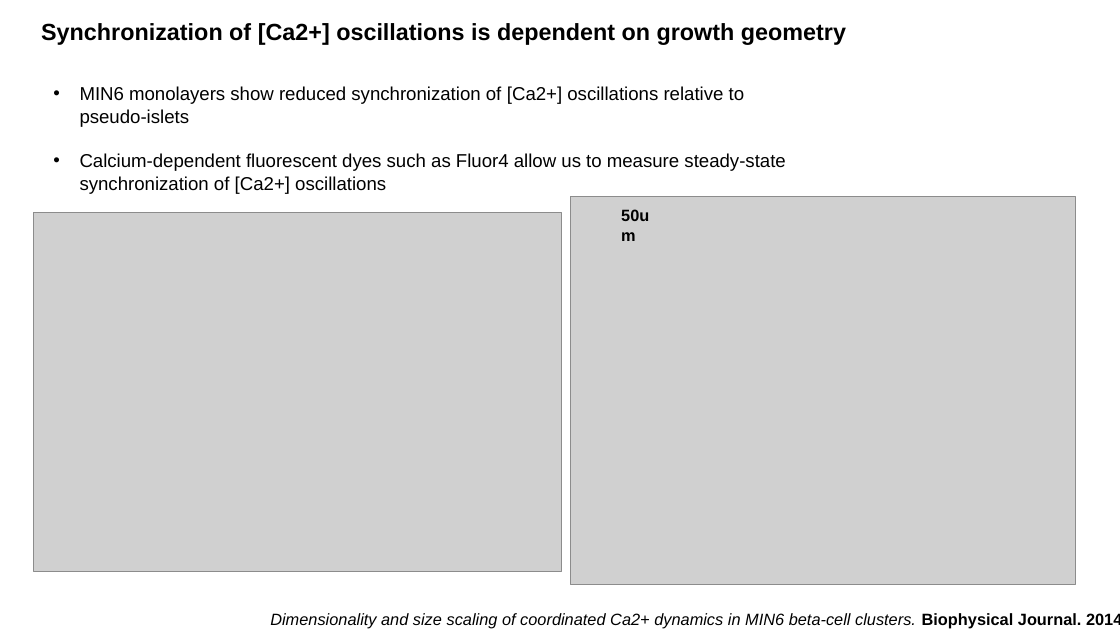
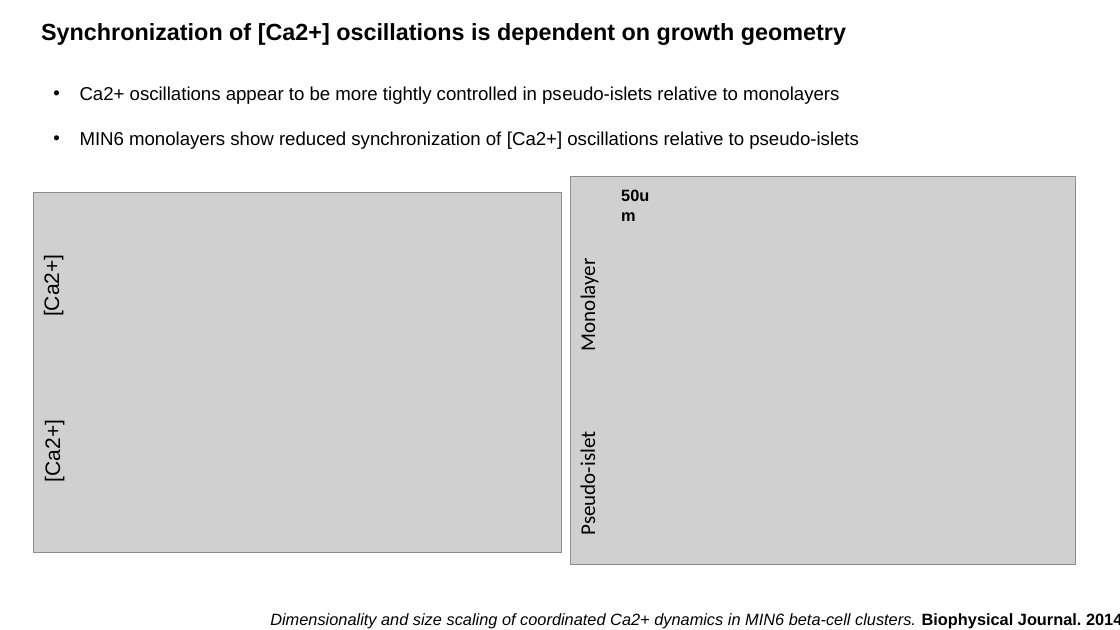
Before and after one commit to cwseitz/cwseitz.github.io-docs, a slide deck: slide 2 of docs/scherer-rotation-summary/scherer-rotation-summary.pptx. Drawn at 1120x630 pixels with LibreOffice and Linux fonts; fonts in the diff are those of the drawing; grey boxes stand for pictures. Boxes give left, top, right and bottom in pixels: in the first picture for what was removed or moved away, otherwise in the second. Text is boxed around its words. In the diff, an @@ line names an element or a change of style, - is before the commit and + after.

```diff
--- a/docs/scherer-rotation-summary/scherer-rotation-summary.pptx
+++ b/docs/scherer-rotation-summary/scherer-rotation-summary.pptx
@@ text at (80,86,839,104): paragraph added @@
+• Ca2+ oscillations appear to be more tightly controlled in pseudo-islets relative to monolayers
@@ text at (80,153,785,194): paragraph removed @@
-• Calcium-dependent fluorescent dyes such as Fluor4 allow us to measure steady-state synchronization of [Ca2+] oscillations
@@ 2 pictures, 1 text: place and size @@
-2 pictures, 1 text at (34,197,1075,585)
+2 pictures, 1 text at (34,176,1075,565)
@@ text added at (40,261,63,315), 18 pt, text #000000 @@
+[Ca2+]
@@ text added at (575,267,601,348), 18 pt, text #000000 @@
+Monolayer
@@ text added at (41,426,64,480), 18 pt, text #000000 @@
+[Ca2+]
@@ text added at (575,442,601,533), 18 pt, text #000000 @@
+Pseudo-islet
```
Also in this commit, not shown: 3 other slides changed, 1 slide added, 1 other file.
